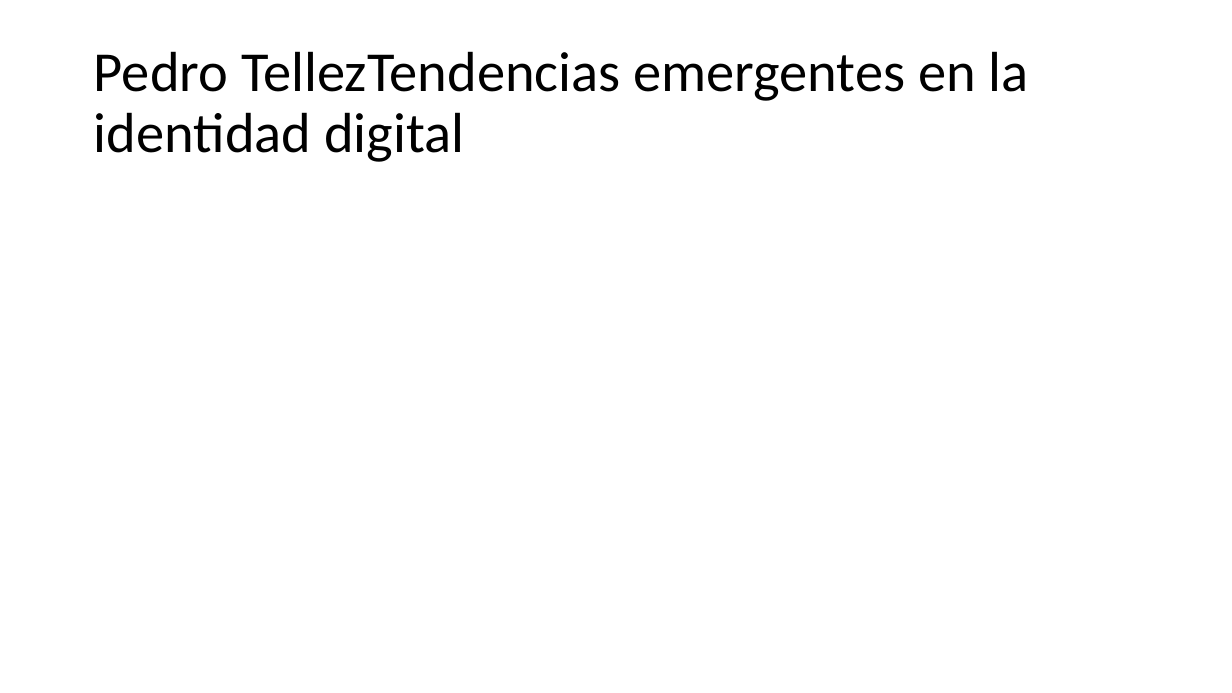
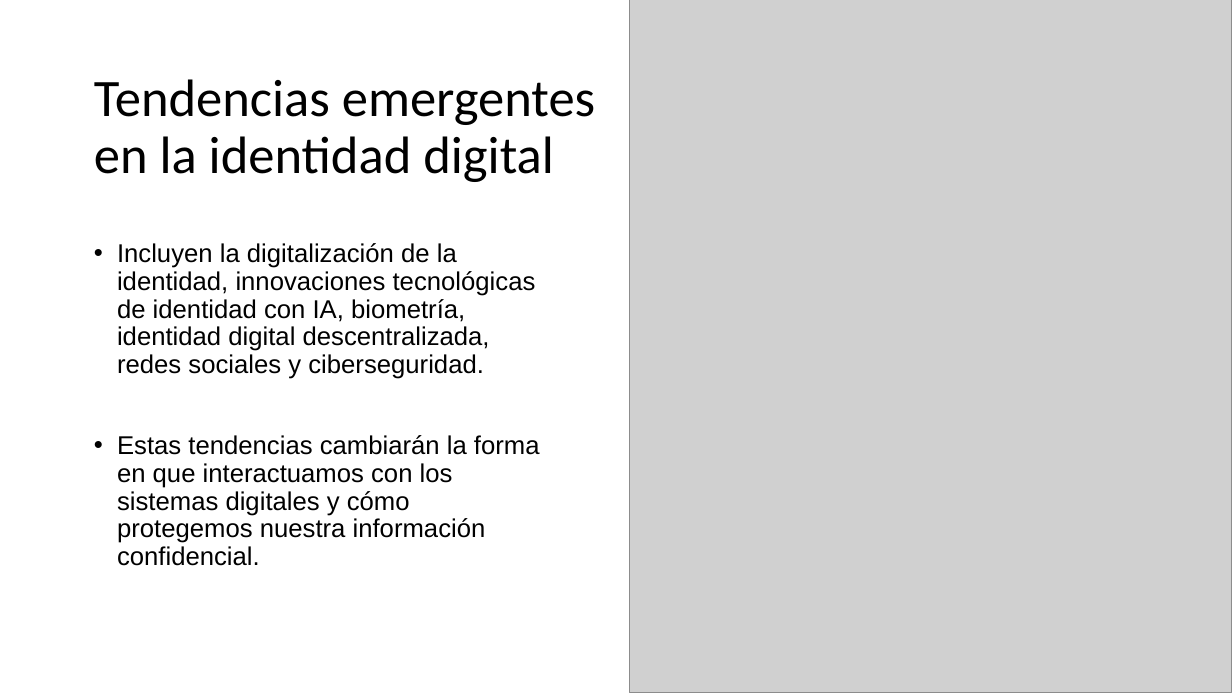
Before and after one commit to jaiderospina/Gesti-n-de-Ciberseguridad_2024_2, a slide deck: slide 11 of Grupo 3/Presentación identidad digital.pptx. Drawn at 1232x693 pixels with LibreOffice and Linux fonts; fonts in the diff are those of the drawing; grey boxes stand for pictures. Boxes give left, top, right and bottom in pixels: in the first picture for what was removed or moved away, otherwise in the second. Text is boxed around its words. In the diff, an @@ line names an element or a change of style, - is before the commit and + after.

Commit message:
Se adicionan los temas Tendencias emergentes en la identidad digital y blockchain

```diff
--- a/Grupo 3/Presentación identidad digital.pptx
+++ b/Grupo 3/Presentación identidad digital.pptx
@@ picture added at [629,0,1232,693] @@
@@ title at [94,79,595,182]: text changed; size 44 to 41 pt @@
-Pedro TellezTendencias emergentes en la identidad digital
+Tendencias emergentes en la identidad digital
@@ text added at [117,243,540,566], 20 pt, text #000000 @@
+• Incluyen la digitalización de la identidad, innovaciones tecnológicas de identidad con IA, biometría, identidad digital descentralizada, redes sociales y ciberseguridad.
+• Estas tendencias cambiarán la forma en que interactuamos con los sistemas digitales y cómo protegemos nuestra información confidencial.
```
Also in this commit, not shown: 4 other slides changed, 1 slide added, 1 slide removed.
